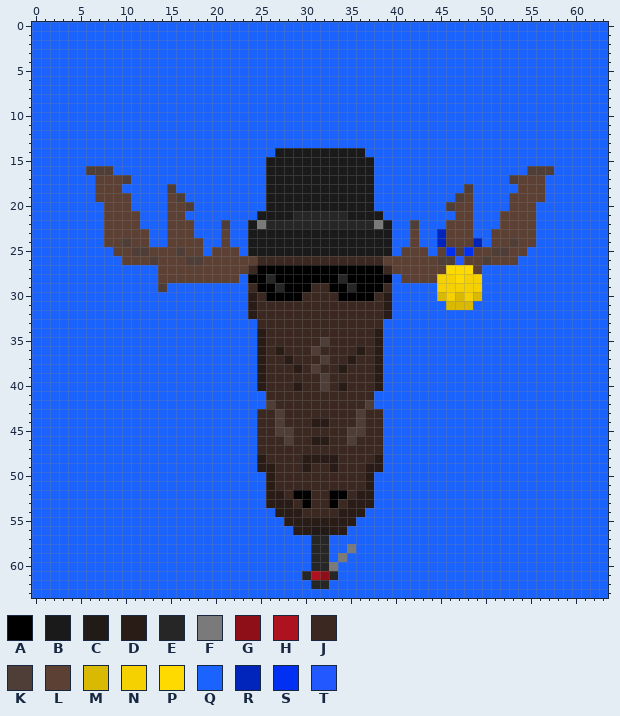
One commit to this pixel-art sprite: frontend/images/slider/2.png. The picture above is the old version.
The file is 512x512 pixels, drawn in blocks of 8x8; one block is one cell here.
Palette (. is transparent): A #000000  B #1a1a1a  C #211a17  D #291c17  E #262626  F #7a7a7a  G #8f0f19  H #ad121e  J #3b2921  K #4f3e37  L #5c4033  M #d9b901  N #f5d101  P #ffda01  Q #1b63ff  R #0124ba  S #0130f2  T #2258ff
New version:
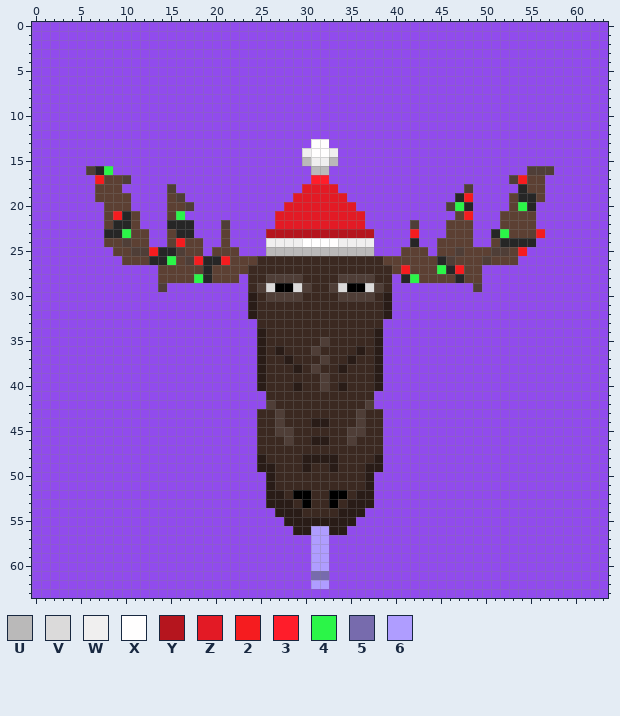
Colours new in this view: U #bab9b9  V #dbdada  W #f0efef  X #fffefe  Y #b5151e  Z #e31a25  2 #f51c1f  3 #ff1d2a  4 #2bf548  5 #776bad  6 #af9dff
Difference:
{"colour":"Q","old":"#1b63ff","new":"#914bed"}
{"y":13,"x":31,"old":"QQ","new":"XX"}
{"y":14,"x":27,"old":"BBBBBBBBBB","new":"QQQWXXWQQQ"}
{"y":15,"x":26,"old":"BBBBBBBBBBBB","new":"QQQQUWWUQQQQ"}
{"y":16,"x":7,"old":"KK","new":"E4"}
{"y":16,"x":26,"old":"BBBBBBBBBBBB","new":"QQQQQUUQQQQQ"}
{"y":17,"x":7,"old":"L","new":"2"}
{"y":17,"x":26,"old":"BBBBBBBBBBBB","new":"QQQQQ33QQQQQ"}
{"y":17,"x":54,"old":"L","new":"2"}
{"y":18,"x":26,"old":"BBBBBBBBBBBB","new":"QQQQZZZZQQQQ"}
{"y":18,"x":54,"old":"L","new":"E"}
{"y":19,"x":26,"old":"BBBBBBBBBBBB","new":"QQQZZZZZZQQQ"}
{"y":19,"x":47,"old":"KL","new":"E2"}
{"y":19,"x":54,"old":"LL","new":"EE"}
{"y":20,"x":26,"old":"BBBBBBBBBBBB","new":"QQZZZZZZZZQQ"}
{"y":20,"x":47,"old":"LL","new":"4E"}
{"y":20,"x":54,"old":"LL","new":"4E"}
{"y":21,"x":9,"old":"LL","new":"2E"}
{"y":21,"x":16,"old":"L","new":"4"}
{"y":21,"x":25,"old":"BBBBEEEEEEBBBB","new":"QQZZZZZZZZZZQQ"}
{"y":21,"x":48,"old":"L","new":"2"}
{"y":22,"x":9,"old":"LL","new":"EE"}
{"y":22,"x":15,"old":"LLL","new":"EEE"}
{"y":22,"x":24,"old":"BFEEEEEEEEEEEEFB","new":"QQQZZZZZZZZZZQQQ"}
{"y":23,"x":8,"old":"LLL","new":"EE4"}
{"y":23,"x":16,"old":"LL","new":"EE"}
{"y":23,"x":24,"old":"BBBBBBBBBBBBBBBB","new":"QQYYYYYYYYYYYYQQ"}
{"y":23,"x":42,"old":"L","new":"2"}
{"y":23,"x":45,"old":"R","new":"Q"}
{"y":23,"x":51,"old":"LL","new":"E4"}
{"y":23,"x":56,"old":"Q","new":"2"}
{"y":24,"x":16,"old":"L","new":"2"}
{"y":24,"x":24,"old":"BBBBBBBBBBBBBBBB","new":"QQWWWWXXXXWWWWQQ"}
{"y":24,"x":42,"old":"L","new":"E"}
{"y":24,"x":45,"old":"R","new":"L"}
{"y":24,"x":49,"old":"R","new":"Q"}
{"y":24,"x":52,"old":"LKLL","new":"EEEE"}
{"y":25,"x":13,"old":"LLL","new":"2EE"}
{"y":25,"x":24,"old":"BBBBBBBBBBBBBBBB","new":"QQUUUUUUUUUUUUQQ"}
{"y":25,"x":46,"old":"S","new":"L"}
{"y":25,"x":48,"old":"S","new":"L"}
{"y":25,"x":54,"old":"L","new":"2"}
{"y":26,"x":13,"old":"KLL","new":"EE4"}
{"y":26,"x":18,"old":"KLLL","new":"2EE2"}
{"y":26,"x":45,"old":"K","new":"E"}
{"y":26,"x":47,"old":"T","new":"L"}
{"y":27,"x":19,"old":"L","new":"E"}
{"y":27,"x":25,"old":"AAAAAAAAAAAAAA","new":"JJJJJJJJJJJJJJ"}
{"y":27,"x":41,"old":"L","new":"2"}
{"y":27,"x":45,"old":"LPPP","new":"4E2L"}
{"y":28,"x":18,"old":"LL","new":"4E"}
{"y":28,"x":24,"old":"AAEAAAAAAAEAAAAA","new":"JJKKKKJJJJKKKKJJ"}
{"y":28,"x":41,"old":"LL","new":"E4"}
{"y":28,"x":45,"old":"NNPNN","new":"LLELL"}
{"y":29,"x":25,"old":"AAE","new":"KVA"}
{"y":29,"x":29,"old":"AA","new":"VK"}
{"y":29,"x":33,"old":"AAE","new":"KVA"}
{"y":29,"x":37,"old":"AA","new":"VK"}
{"y":29,"x":45,"old":"NNNNN","new":"QQQQK"}
{"y":30,"x":26,"old":"AAAA","new":"KKKK"}
{"y":30,"x":34,"old":"AAAA","new":"KKKK"}
{"y":30,"x":45,"old":"MNMNM","new":"QQQQQ"}
{"y":31,"x":46,"old":"MMM","new":"QQQ"}
{"y":56,"x":31,"old":"CC","new":"66"}
{"y":57,"x":31,"old":"EE","new":"66"}
{"y":58,"x":31,"old":"EE","new":"66"}
{"y":58,"x":35,"old":"F","new":"Q"}
{"y":59,"x":31,"old":"EE","new":"66"}
{"y":59,"x":34,"old":"F","new":"Q"}
{"y":60,"x":31,"old":"EEF","new":"66Q"}
{"y":61,"x":30,"old":"EHGE","new":"Q55Q"}
{"y":62,"x":31,"old":"EE","new":"66"}
